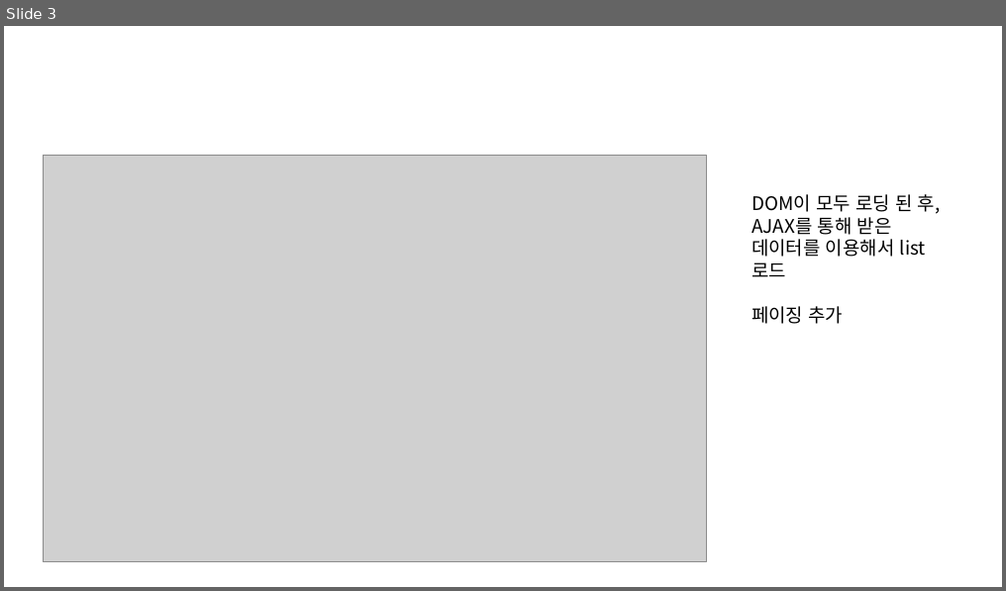
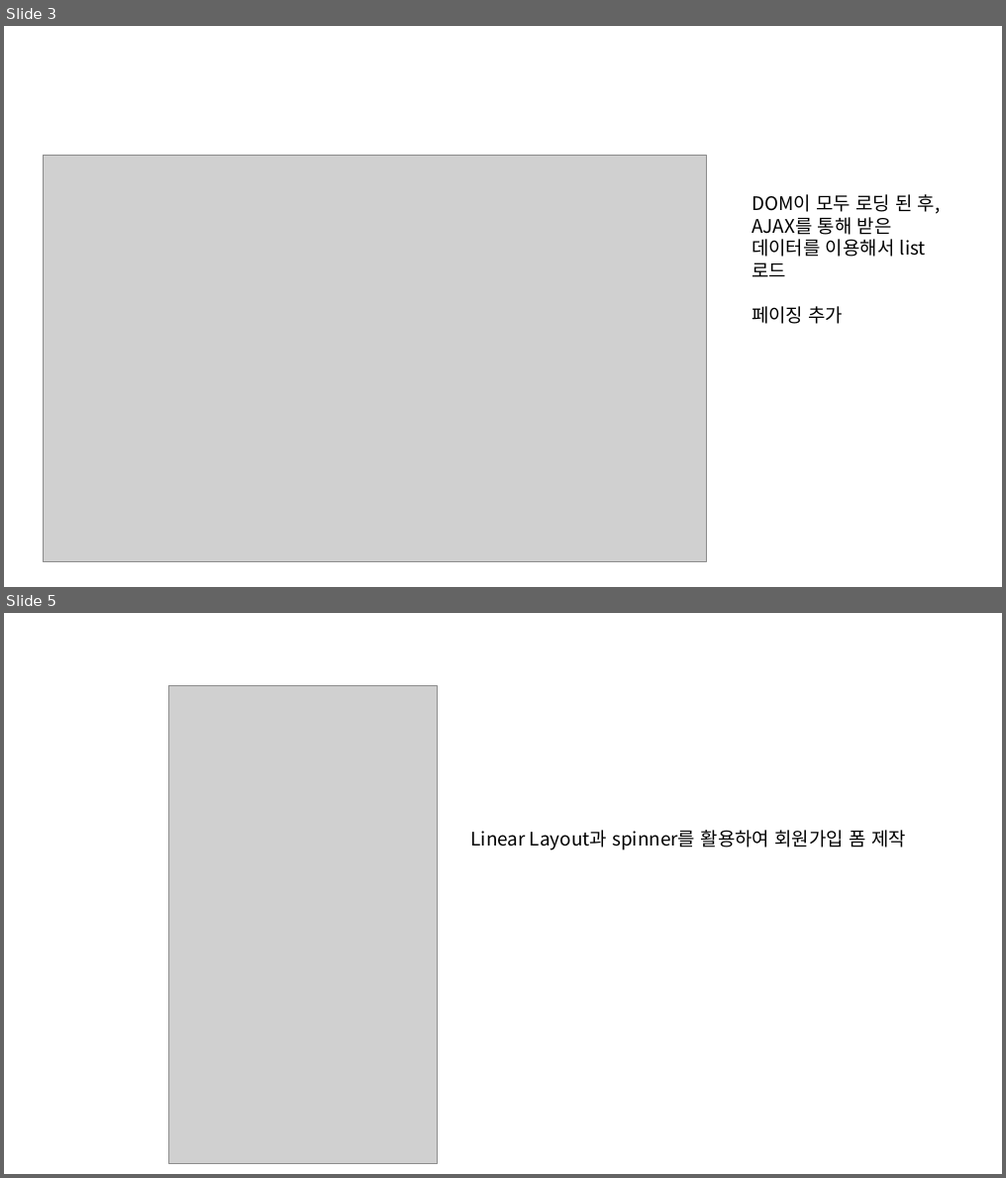
Before and after one commit to ezenteam2/e-Zone, a slide deck: 0 발표용 파워포인트/0424 4차발표/0424 project05 - 파워포인트 - 형준.pptx. Shown one above the other, each under a label of ours: slide 3 before the commit, slides 3 and 5 after it; the slides between them are not shown. The pictures are 1006x591 and 1006x1178 pixels, drawn with LibreOffice and Linux fonts; fonts in the diff are those of the drawing; grey boxes stand for pictures. Boxes give left, top, right and bottom in pixels: in the first picture for what was removed or moved away, otherwise in the second. Text is boxed around its words. In the diff, an @@ line names an element or a change of style, - is before the commit and + after.

```diff
--- a/0 발표용 파워포인트/0424 4차발표/0424 project05 - 파워포인트 - 형준.pptx
+++ b/0 발표용 파워포인트/0424 4차발표/0424 project05 - 파워포인트 - 형준.pptx
@@ slide 5 added at (4, 613, 1002, 1174), background #FFFFFF @@
@@ picture added at (168, 685, 438, 1164) @@
@@ text added at (471, 830, 906, 851), 18 pt, text #000000 @@
+Linear Layout과 spinner를 활용하여 회원가입 폼 제작
```
Also in this commit, not shown: 9 other slides added, 2 other files.
